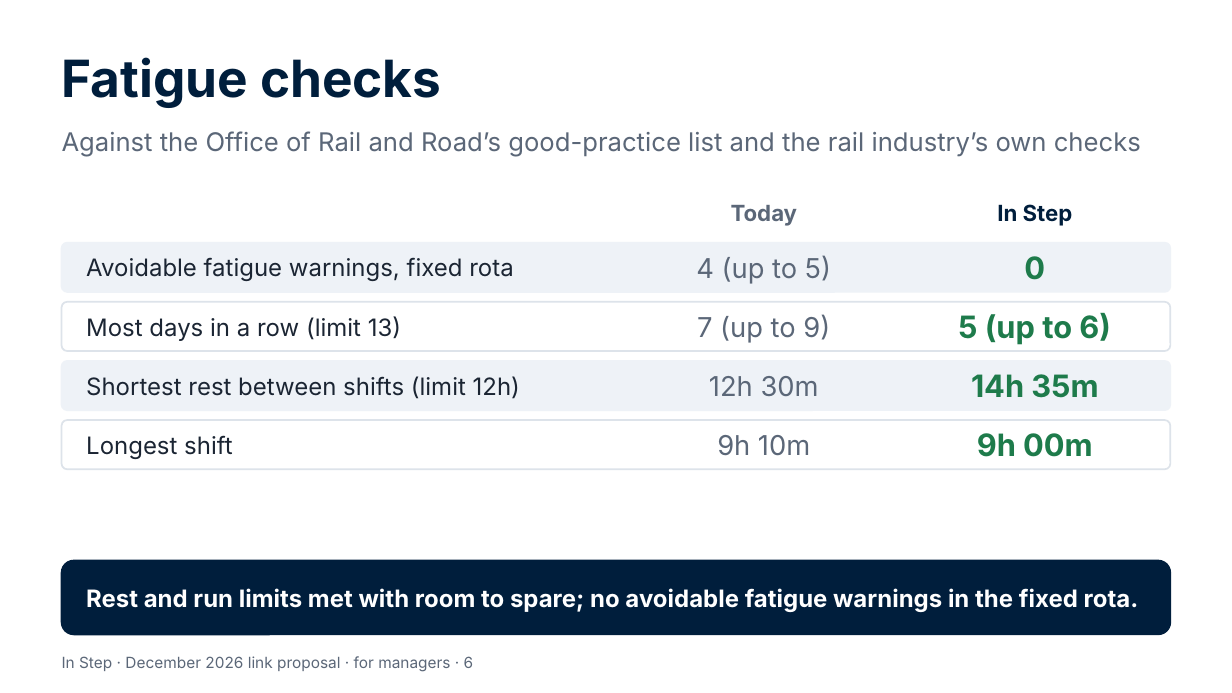
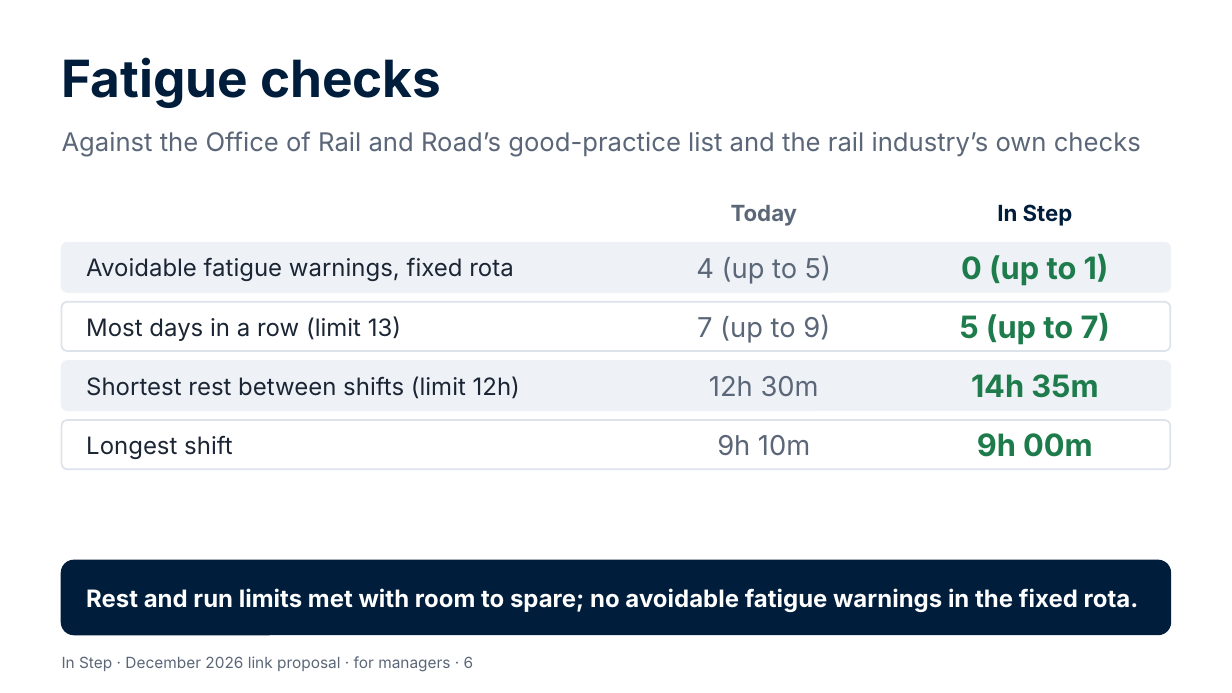
Before and after one commit to Garethdavidmiller/roster-app, a slide deck: slide 6 of docs/links-26/presentations/In-Step-for-managers.pptx. Drawn at 1232x693 pixels with LibreOffice and Linux fonts; fonts in the diff are those of the drawing. Boxes give left, top, right and bottom in pixels: in the first picture for what was removed or moved away, otherwise in the second. Text is boxed around its words. In the diff, an @@ line names an element or a change of style, - is before the commit and + after.

```diff
--- a/docs/links-26/presentations/In-Step-for-managers.pptx
+++ b/docs/links-26/presentations/In-Step-for-managers.pptx
@@ text at (x1=961, y1=254, x2=1109, y2=286): text changed @@
-0
+0 (up to 1)
@@ text at (x1=960, y1=312, x2=1111, y2=345): text changed @@
-5 (up to 6)
+5 (up to 7)
```
Also in this commit, not shown: 1 other slide changed, 56 other files.
